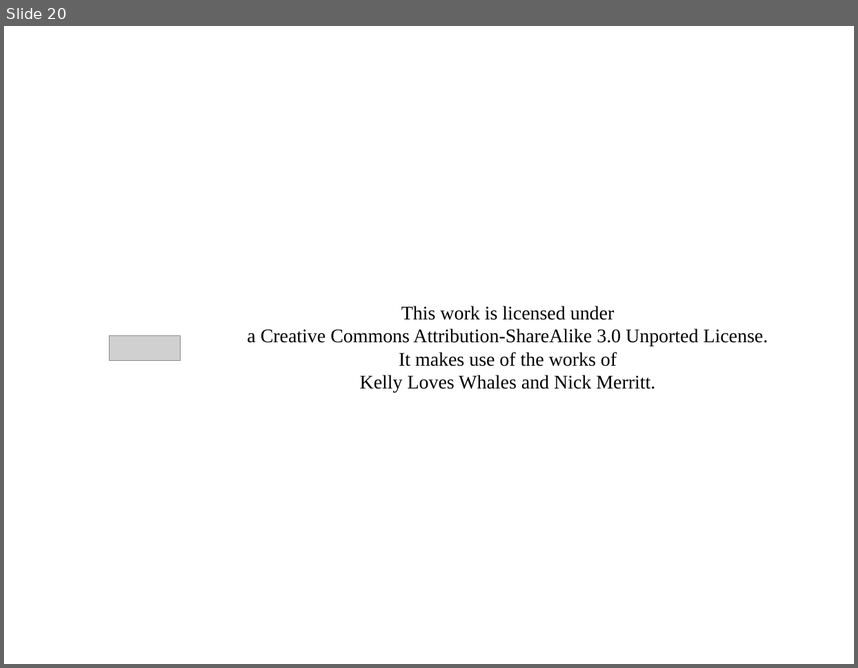
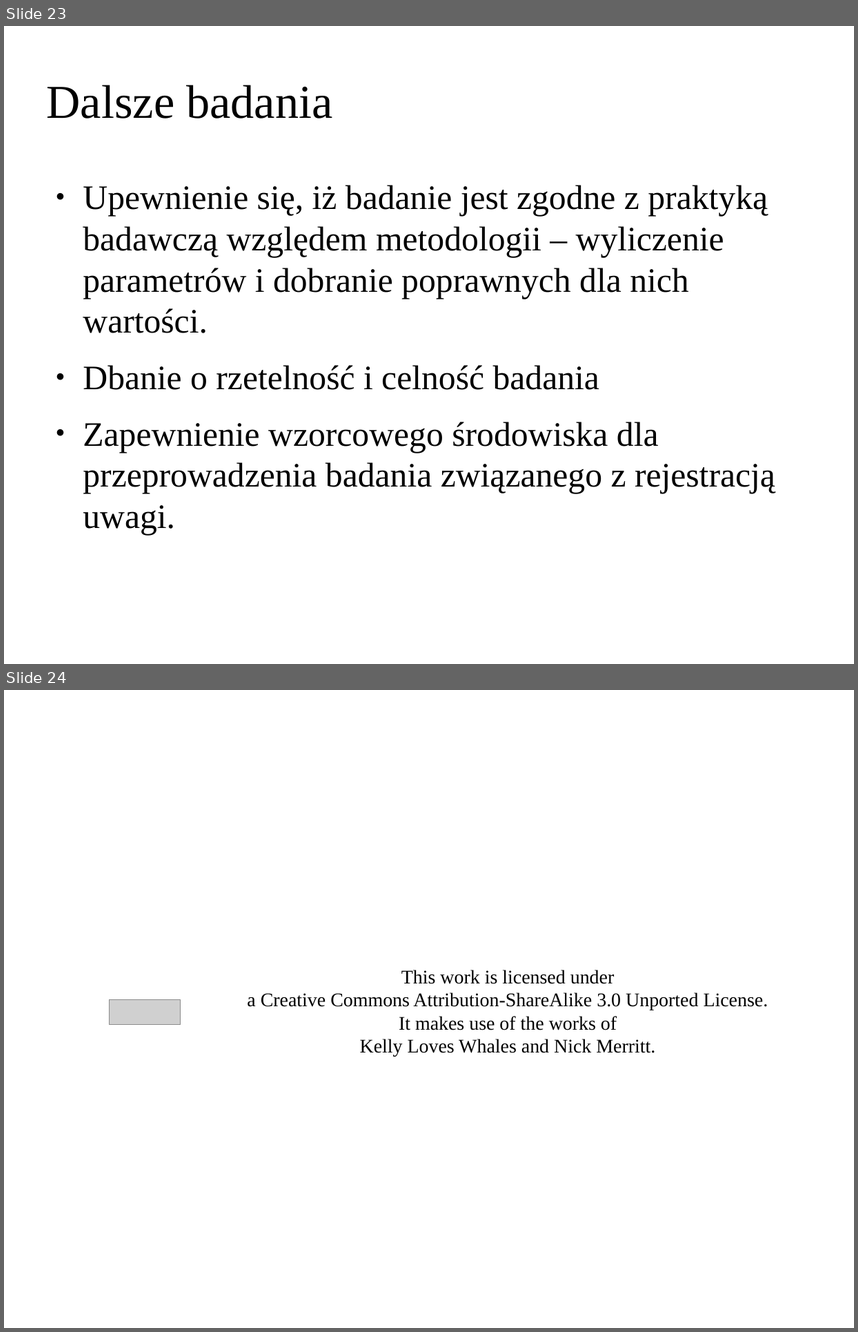
Before and after one commit to BartekKrzepkowski/EEG_Analysis_Lab, a slide deck: BartlomiejKrzepkowski_P300a.odp. Shown one above the other, each under a label of ours: slide 20 before the commit, slides 23 and 24 after it. The pictures are 858x668 and 858x1332 pixels, drawn with LibreOffice and Linux fonts; fonts in the diff are those of the drawing; grey boxes stand for pictures; background and template pictures are left out. Boxes give left, top, right and bottom in pixels: in the first picture for what was removed or moved away, otherwise in the second. Text is boxed around its words. In the diff, an @@ line names an element or a change of style, - is before the commit and + after.

```diff
--- a/BartlomiejKrzepkowski_P300a.odp
+++ b/BartlomiejKrzepkowski_P300a.odp
@@ slide 23 added at (x1=4, y1=26, x2=854, y2=664), background picture (left out) @@
@@ title added at (x1=47, y1=85, x2=332, y2=118), 44 pt, text #000000 @@
+Dalsze badania
@@ text added at (x1=83, y1=185, x2=775, y2=535), 32 pt, text #000000 @@
+● Upewnienie się, iż badanie jest zgodne z praktyką badawczą względem metodologii – wyliczenie parametrów i dobranie poprawnych dla nich wartości.
+● Dbanie o rzetelność i celność badania
+● Zapewnienie wzorcowego środowiska dla przeprowadzenia badania związanego z rejestracją uwagi.
@@ what was slide 20 is now slide 24 @@
```
Also in this commit, not shown: 3 slides changed, 5 other slides added, 2 slides removed, 1 other file.
